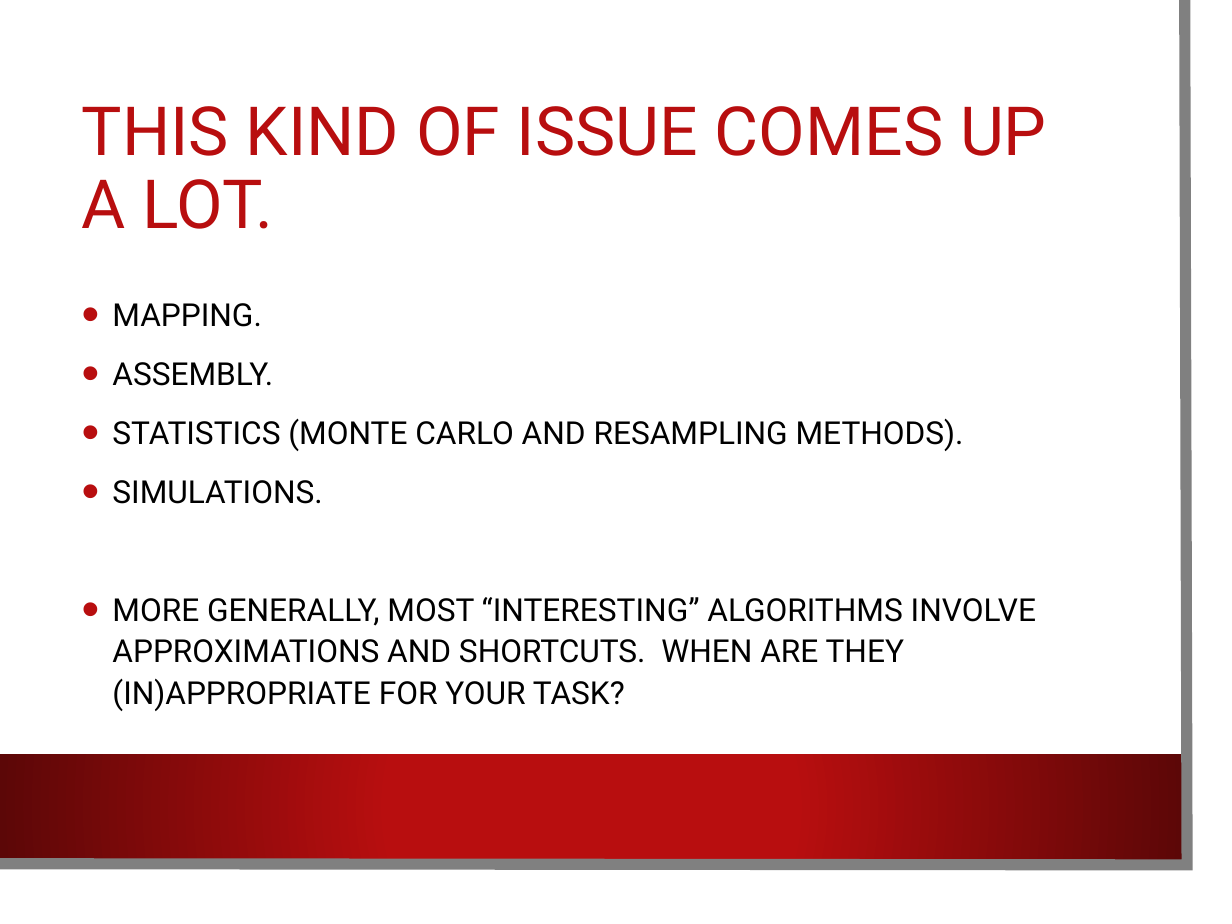
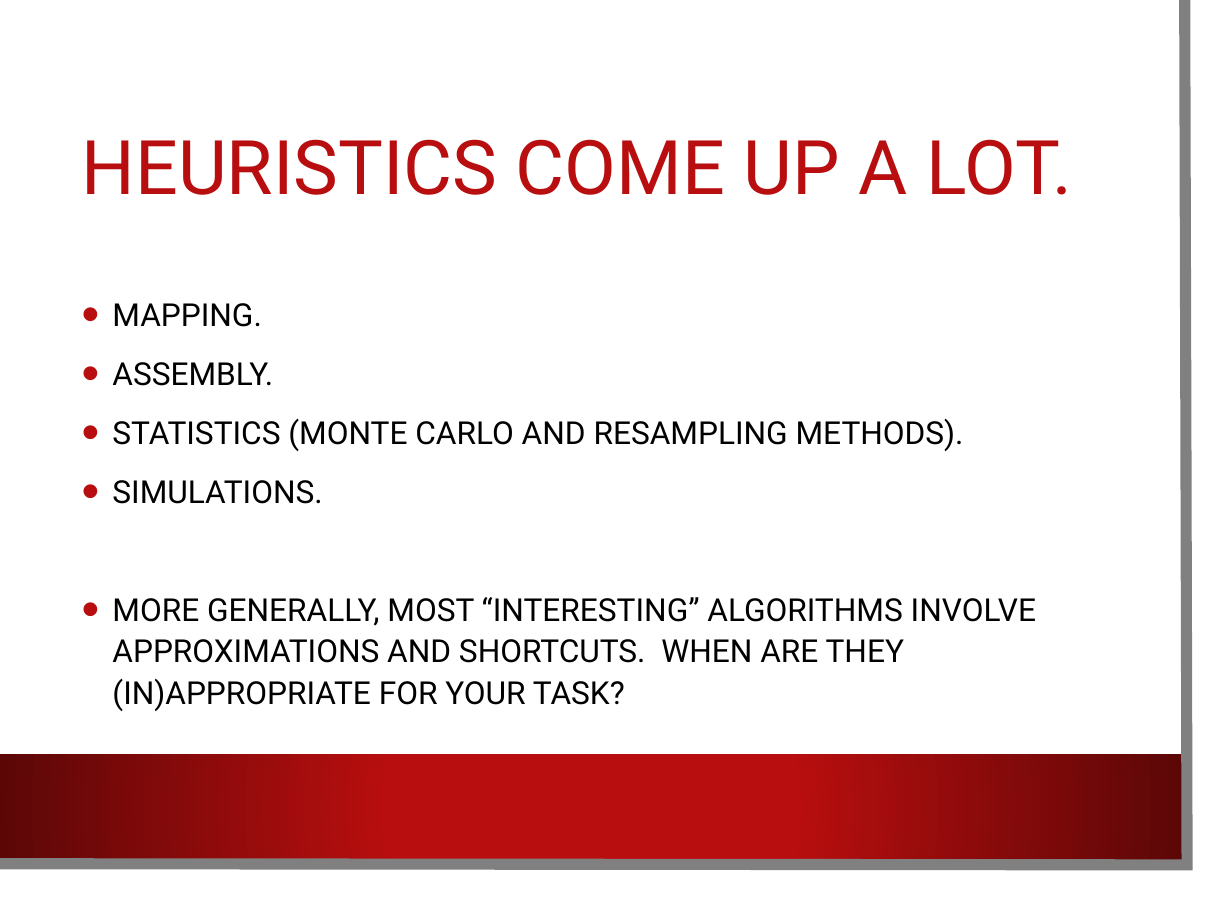
Before and after one commit to ngs-docs/angus, a slide deck: slide 22 of _static/2016-lecture1-welcome.pptx. Drawn at 1232x924 pixels with LibreOffice and Linux fonts; fonts in the diff are those of the drawing; background and template pictures are left out. Boxes give left, top, right and bottom in pixels: in the first picture for what was removed or moved away, otherwise in the second. Text is boxed around its words. In the diff, an @@ line names an element or a change of style, - is before the commit and + after.

```diff
--- a/_static/2016-lecture1-welcome.pptx
+++ b/_static/2016-lecture1-welcome.pptx
@@ title at <box>82,139,1072,195</box>: text changed; size 39.6 to 44 pt @@
-THIS KIND OF ISSUE COMES UP A LOT.
+HEURISTICS COME UP A LOT.
```
Also in this commit, not shown: 2 other slides changed, 2 slides added, 3 slides removed, 10 other files.
